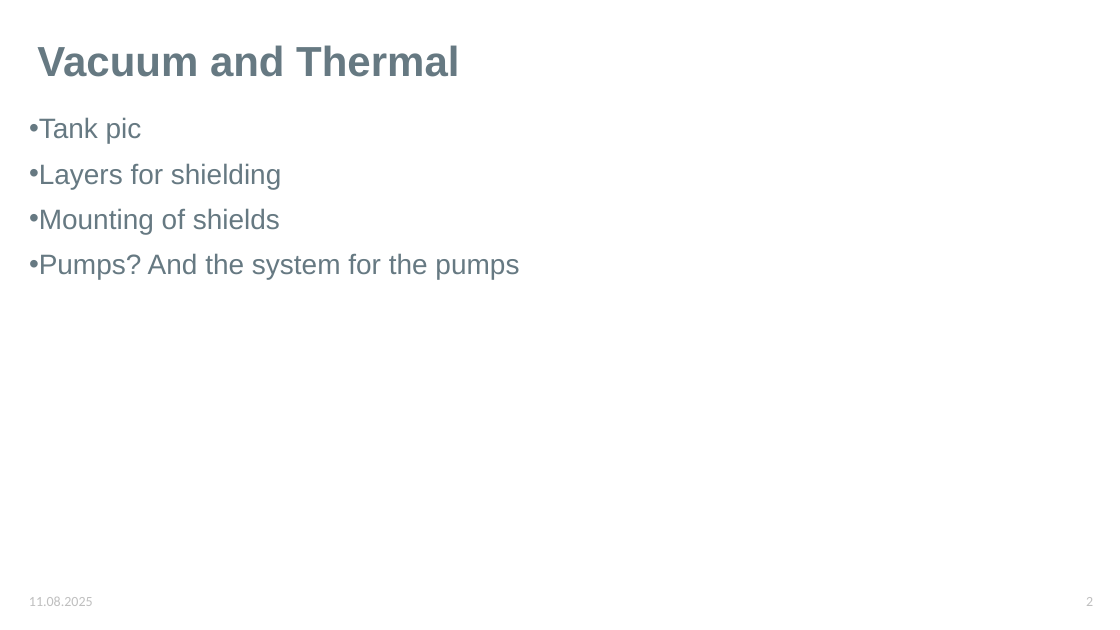
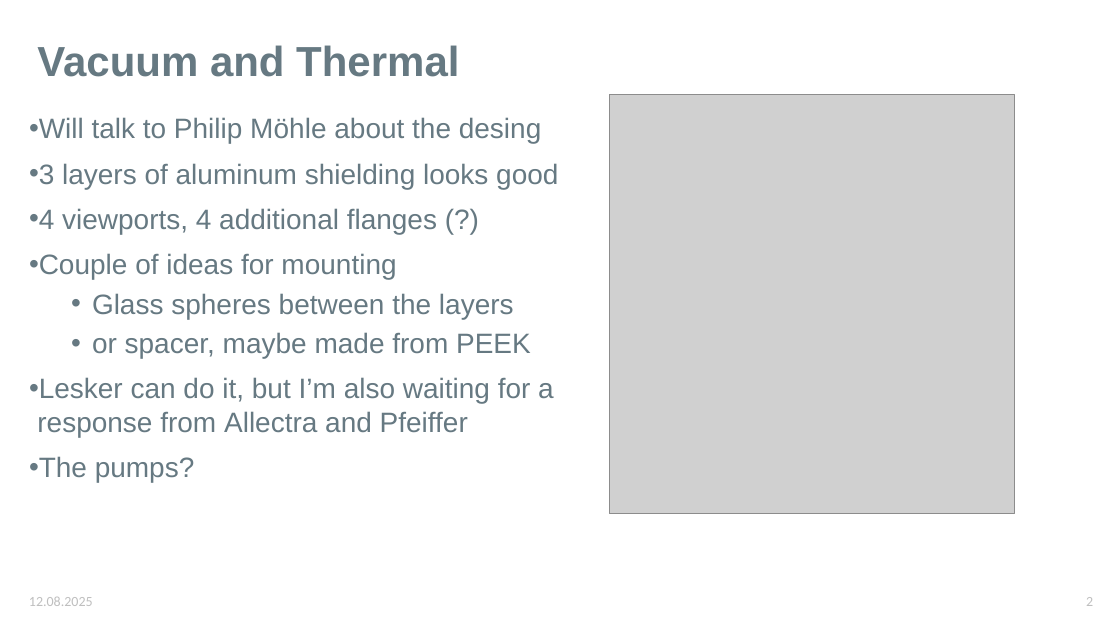
Before and after one commit to karinkruuse/Esitlused, a slide deck: slide 2 of summer updates.pptx. Drawn at 1120x630 pixels with LibreOffice and Linux fonts; fonts in the diff are those of the drawing; grey boxes stand for pictures. Boxes give left, top, right and bottom in pixels: in the first picture for what was removed or moved away, otherwise in the second. Text is boxed around its words. In the diff, an @@ line names an element or a change of style, - is before the commit and + after.

```diff
--- a/summer updates.pptx
+++ b/summer updates.pptx
@@ text at [29, 117, 558, 482]: text changed @@
-• Tank pic
-• Layers for shielding
-• Mounting of shields
-• Pumps? And the system for the pumps
+• Will talk to Philip Möhle about the desing
+• 3 layers of aluminum shielding looks good
+• 4 viewports, 4 additional flanges (?)
+• Couple of ideas for mounting
+  • Glass spheres between the layers
+  • or spacer, maybe made from PEEK
+• Lesker can do it, but I’m also waiting for a response from Allectra and Pfeiffer
+• The pumps?
@@ picture added at [609, 94, 1015, 513] @@
```
Also in this commit, not shown: 4 other slides changed, 5 slides added.
